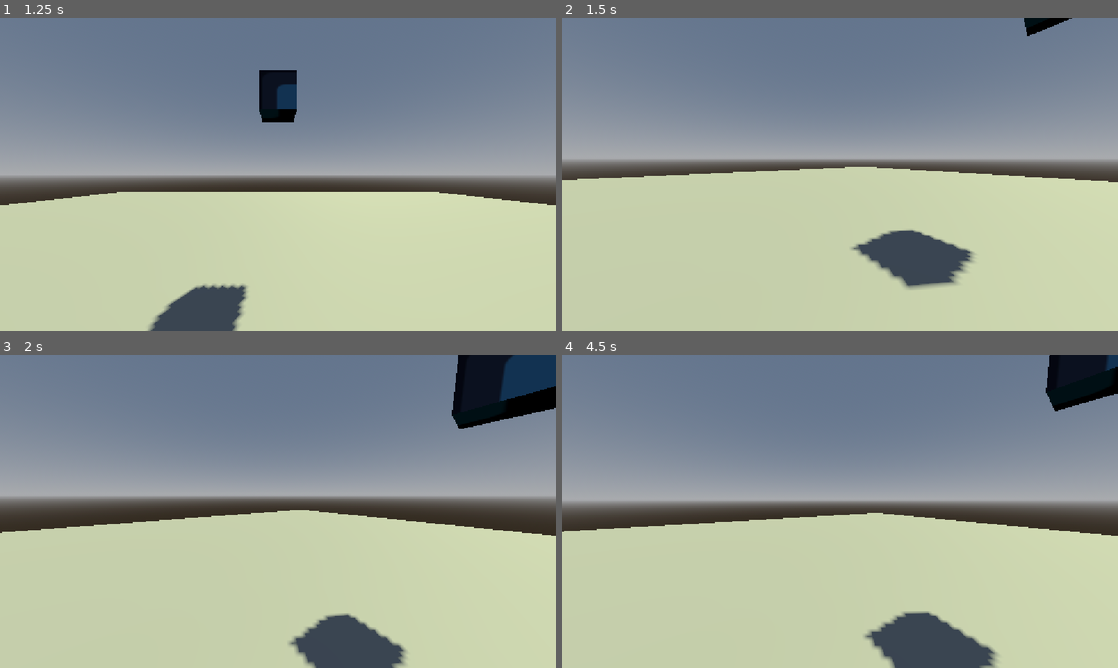
Above: before the commit, frames 1-4 (two rows, left to right).
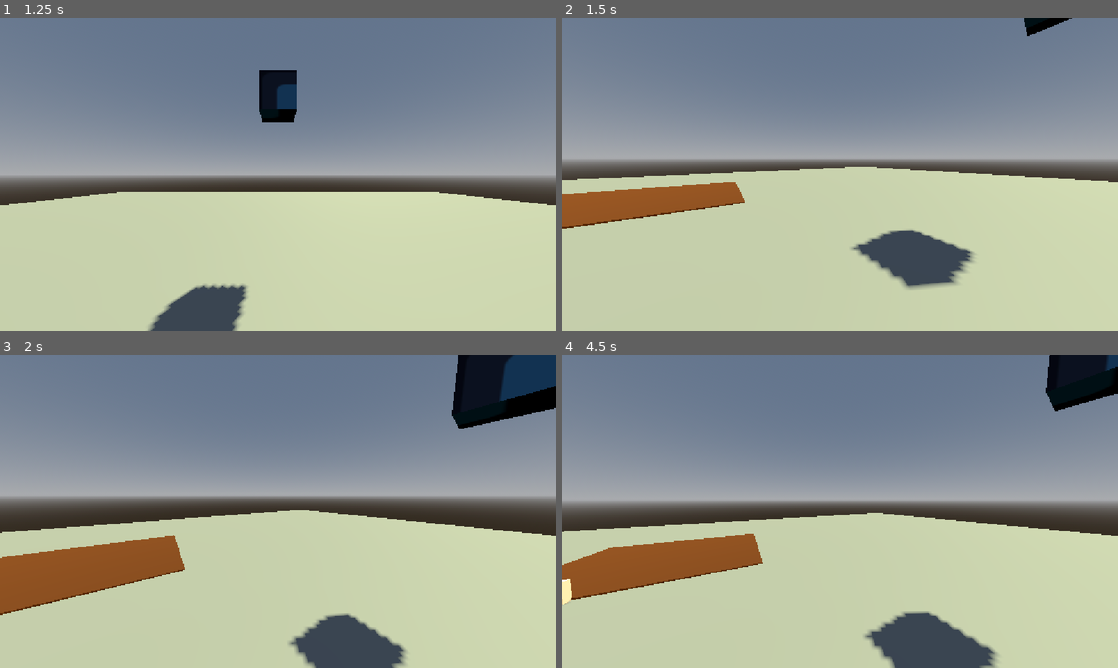
Above: after the commit, the same moments.

Repository: catbot109-blip/One-Roll
Game: Godot game, scene res://character_body_3d.tscn
The game is run twice, just before and just after one commit, with the same random seed, the same clock (stepped at 60 frames per second) and the same inputs. The engine's default icon, where the game draws it, is replaced by a stand-in: a white triangle on a blue panel in a dark square.
Inputs (mouse positions are in pixels of both pictures, inside the frame that each line leads up to):
- Up to frame 1 (1.25 s): tap Enter (ui_accept) at 0.5, 0.77 s; move the mouse to (400, 158) at 0.52 s; hold Right (ui_right) from 0.53 s (still down); hold Shift from 0.53 s (still down); click (400, 158) at 0.67 s
- Up to frame 2 (1.5 s): move the mouse to (812, 174) at 1.27 s; release Right (ui_right) at 1.28 s; release Shift at 1.28 s; hold Up (ui_up) from 1.28 s (still down); tap Shift at 1.35 s
- Up to frame 3 (2 s): keep holding Up (ui_up); tap Enter (ui_accept) at 1.52 s
- Up to frame 4 (4.5 s): keep holding Up (ui_up); move the mouse to (851, 505) at 2.02 s; hold Shift 2.03-2.78 s; tap Enter (ui_accept) at 2.75, 3.02, 3.77 s; move the mouse to (834, 517) at 2.77 s; tap Shift at 2.85, 4.35 s; move the mouse to (878, 514) at 3.52 s; hold Shift 3.53-4.28 s; move the mouse to (795, 508) at 4.27 s

Frame 1 is identical in both runs. In frame 2, 2.9% of the frame differs, in the area x 0-33%, y 52-68%; in frame 3, 4.9%, in the area x 0-34%, y 57-84%; in frame 4, 4.4%.

Commit message:
saved + added half building

Diff:
--- a/character_body_3d.tscn
+++ b/character_body_3d.tscn
@@ -1,6 +1,8 @@
 [gd_scene format=3 uid="uid://b0fvss7b4l8r"]
 
 [ext_resource type="Texture2D" uid="uid://baip2s42n8kr0" path="res://icon.svg" id="1_iwpo4"]
+[ext_resource type="Material" uid="uid://gr484joa3aif" path="res://floormaterial.tres" id="2_vd578"]
+[ext_resource type="Material" uid="uid://db0sdfki1mra7" path="res://wallmaterial.tres" id="3_c7tqt"]
 
 [sub_resource type="ProceduralSkyMaterial" id="ProceduralSkyMaterial_bu0v1"]
 sky_horizon_color = Color(0.66224277, 0.6717428, 0.6867428, 1)
@@ -89,6 +91,12 @@
 
 [sub_resource type="BoxMesh" id="BoxMesh_yobb1"]
 
+[sub_resource type="BoxMesh" id="BoxMesh_2dkg6"]
+size = Vector3(5.67334, 0.037487306, 5.88916)
+
+[sub_resource type="BoxMesh" id="BoxMesh_204hi"]
+size = Vector3(0.21875, 0.59472656, 1.916626)
+
 [node name="Node3D" type="Node3D" unique_id=957488507]
 
 [node name="WorldEnvironment" type="WorldEnvironment" parent="." unique_id=2037604711]
@@ -131,3 +139,16 @@
 transform = Transform3D(1, 0, 0, 0, 1, 0, 0, 0, 1, 0, 4.4315014, -4.538266)
 material_override = SubResource("StandardMaterial3D_fb3t6")
 mesh = SubResource("BoxMesh_yobb1")
+
+[node name="waterhouse" type="Node" parent="." unique_id=1298833414]
+
+[node name="floor" type="MeshInstance3D" parent="waterhouse" unique_id=443369445]
+transform = Transform3D(1, 0, 0, 0, 1, 0, 0, 0, 1, -8.912433, 0.02446635, 2.44458)
+material_override = ExtResource("2_vd578")
+mesh = SubResource("BoxMesh_2dkg6")
+
+[node name="walls" type="MeshInstance3D" parent="waterhouse" unique_id=909106426]
+transform = Transform3D(1, 0, 0, 0, 1, 0, 0, 0, 1, -6.008628, 0.19111812, 4.3751087)
+material_override = ExtResource("3_c7tqt")
+gi_lightmap_texel_scale = 1.595
+mesh = SubResource("BoxMesh_204hi")
--- a/floormaterial.tres
+++ b/floormaterial.tres
@@ -1,3 +1,5 @@
 [gd_resource type="StandardMaterial3D" format=3 uid="uid://gr484joa3aif"]
 
 [resource]
+vertex_color_is_srgb = true
+albedo_color = Color(0.37921885, 0.18427646, 0.053819217, 1)
--- a/wallmaterial.tres
+++ b/wallmaterial.tres
@@ -1,3 +1,4 @@
 [gd_resource type="StandardMaterial3D" format=3 uid="uid://db0sdfki1mra7"]
 
 [resource]
+albedo_color = Color(0.9801344, 0.8605774, 0.7813289, 1)
